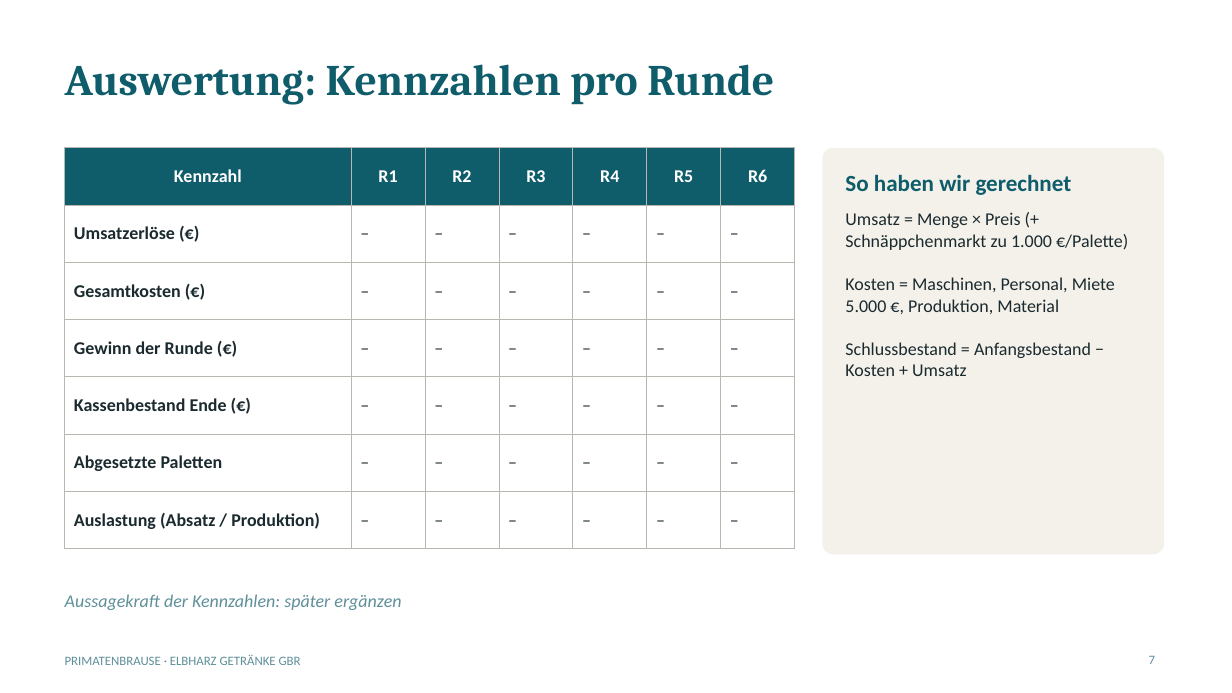
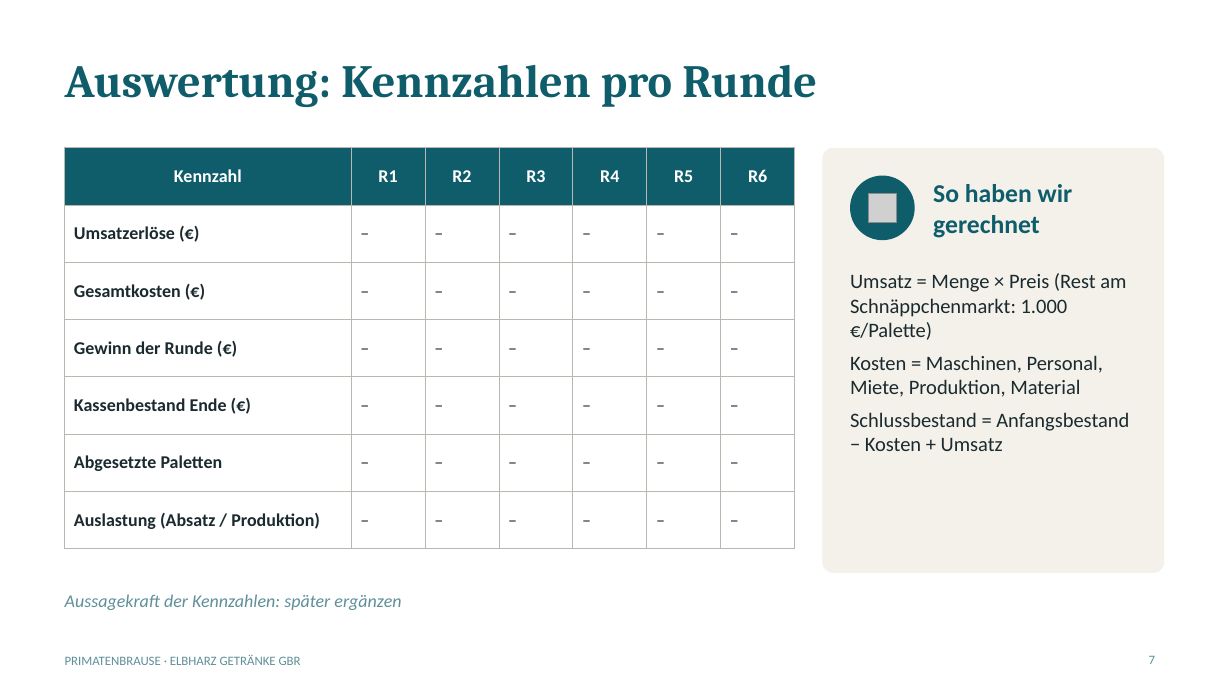
Before and after one commit to jofy0002/claude-workspace, a slide deck: slide 7 of endpraesentation/Elbharz_Endpraesentation_Geruest.pptx. Drawn at 1232x693 pixels with LibreOffice and Linux fonts; fonts in the diff are those of the drawing; grey boxes stand for pictures. Boxes give left, top, right and bottom in pixels: in the first picture for what was removed or moved away, otherwise in the second. Text is boxed around its words. In the diff, an @@ line names an element or a change of style, - is before the commit and + after.

```diff
--- a/endpraesentation/Elbharz_Endpraesentation_Geruest.pptx
+++ b/endpraesentation/Elbharz_Endpraesentation_Geruest.pptx
@@ title "Auswertung: Kennzahlen pro Runde" at box(65, 65, 817, 107): size 34 to 36 pt @@
@@ rounded rectangle: place and size @@
-rounded rectangle at box(823, 148, 1165, 555)
+rounded rectangle at box(823, 148, 1165, 573)
@@ ellipse added at box(850, 176, 915, 240), fill #0F5C6B @@
@@ text "So haben wir gerechnet": place and size @@
-text "So haben wir gerechnet" at box(845, 174, 1072, 195)
+text "So haben wir gerechnet" at box(933, 184, 1073, 238)
@@ text "So haben wir gerechnet" at box(933, 184, 1073, 238): size 18 to 20 pt @@
@@ picture added at box(869, 194, 897, 223) @@
@@ text "Umsatz = Menge × Preis ...": place and size @@
-text "Umsatz = Menge × Preis ..." at box(845, 212, 1128, 376)
+text "Umsatz = Menge × Preis ..." at box(850, 273, 1129, 451)
@@ text at box(850, 273, 1126, 397): text changed; size 14 to 16 pt @@
-Umsatz = Menge × Preis (+ Schnäppchenmarkt zu 1.000 €/Palette)
-Kosten = Maschinen, Personal, Miete 5.000 €, Produktion, Material
+Umsatz = Menge × Preis (Rest am Schnäppchenmarkt: 1.000 €/Palette)
+Kosten = Maschinen, Personal, Miete, Produktion, Material
@@ text at box(850, 412, 1129, 451): size 14 to 16 pt in "Schlussbestand = Anfangsbestand − Kosten + Umsatz"; more space between paragraphs @@
```
Also in this commit, not shown: 11 other slides changed, 1 other file.
